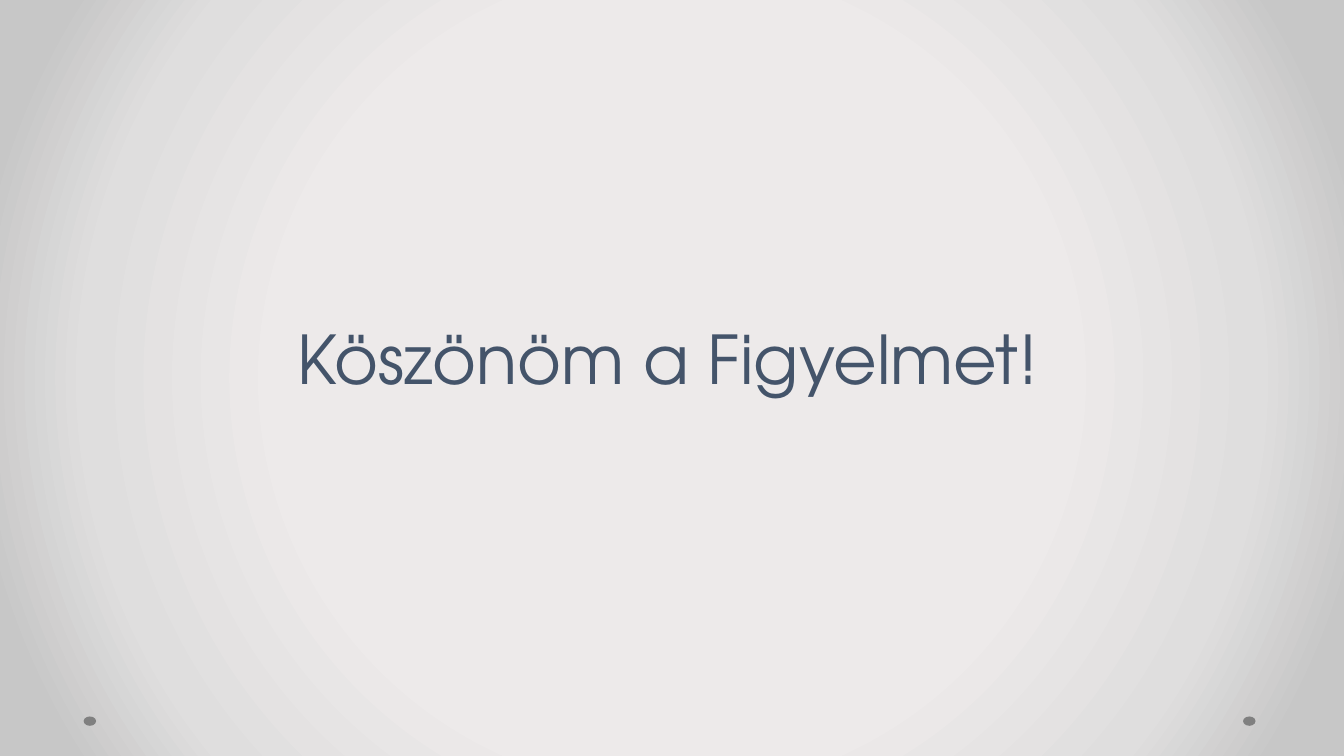
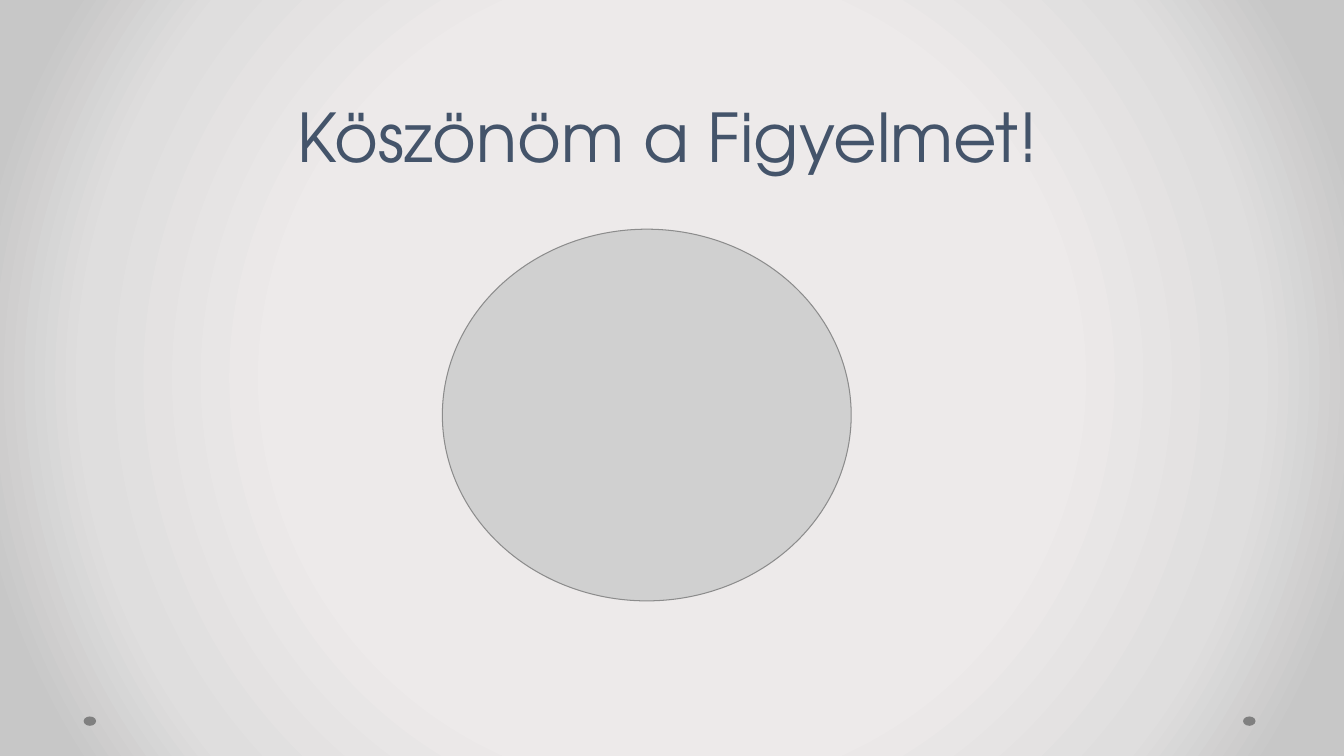
Before and after one commit to lampandras/ppt-bemutato-szakmai, a slide deck: slide 7 of VPN-hálózatok.pptx. Drawn at 1344x756 pixels with LibreOffice and Linux fonts; fonts in the diff are those of the drawing; grey boxes stand for pictures. Boxes give left, top, right and bottom in pixels: in the first picture for what was removed or moved away, otherwise in the second. Text is boxed around its words. In the diff, an @@ line names an element or a change of style, - is before the commit and + after.

```diff
--- a/VPN-hálózatok.pptx
+++ b/VPN-hálózatok.pptx
@@ title "Köszönöm a Figyelmet!": place and size @@
-title "Köszönöm a Figyelmet!" at bbox=[297, 334, 1038, 399]
+title "Köszönöm a Figyelmet!" at bbox=[297, 112, 1038, 177]
@@ picture added at bbox=[443, 229, 852, 601] @@
```
Also in this commit, not shown: 4 other slides changed, 2 slides added, 1 slide removed.
